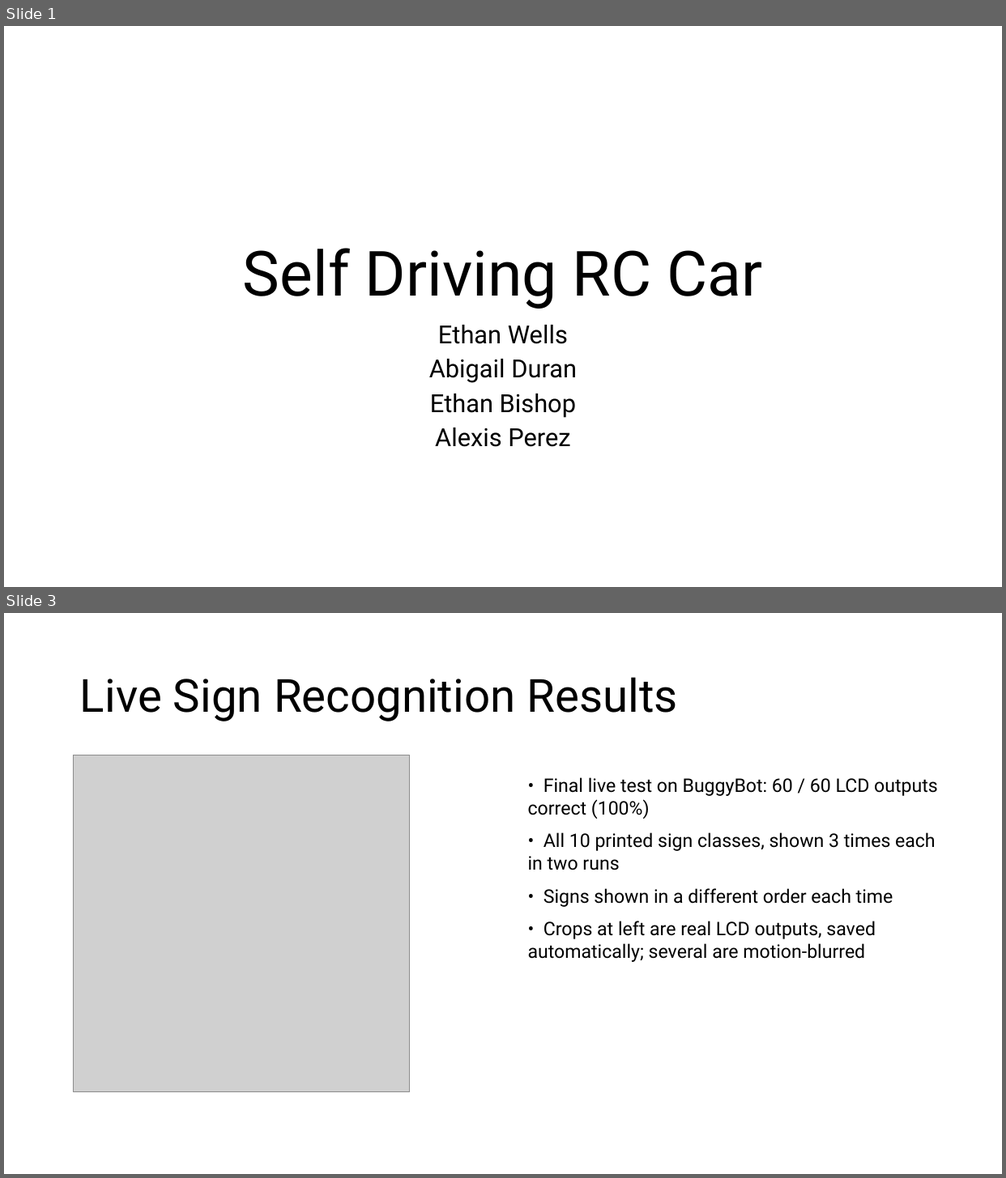
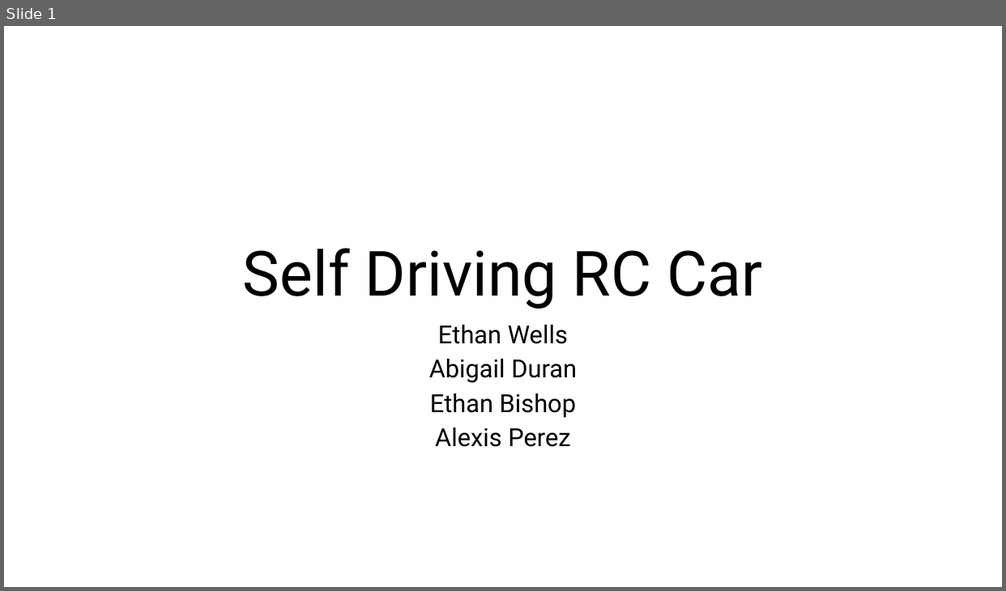
Before and after one commit to EthanWellsSr/BuggyBot, a slide deck: Weekly Reports/Self-Driving-RC-Car.pptx. Shown one above the other, each under a label of ours: slides 1 and 3 before the commit, slide 1 after it; the slides between them are not shown. The pictures are 1006x1178 and 1006x591 pixels, drawn with LibreOffice and Linux fonts; fonts in the diff are those of the drawing; grey boxes stand for pictures. Boxes give left, top, right and bottom in pixels: in the first picture for what was removed or moved away, otherwise in the second. Text is boxed around its words. In the diff, an @@ line names an element or a change of style, - is before the commit and + after.

```diff
--- a/Weekly Reports/Self-Driving-RC-Car.pptx
+++ b/Weekly Reports/Self-Driving-RC-Car.pptx
@@ slide 3 removed at (4, 613, 1002, 1174), background #FFFFFF @@
@@ title removed at (80, 677, 678, 722) @@
-Live Sign Recognition Results
@@ picture removed at (73, 756, 410, 1093) @@
@@ text removed at (528, 777, 938, 962) @@
-• Final live test on BuggyBot: 60 / 60 LCD outputs correct (100%)
-• All 10 printed sign classes, shown 3 times each in two runs
-• Signs shown in a different order each time
-• Crops at left are real LCD outputs, saved automatically; several are motion-blurred
```
Also in this commit, not shown: 5 slides changed, 5 slides added, 4 other slides removed.
